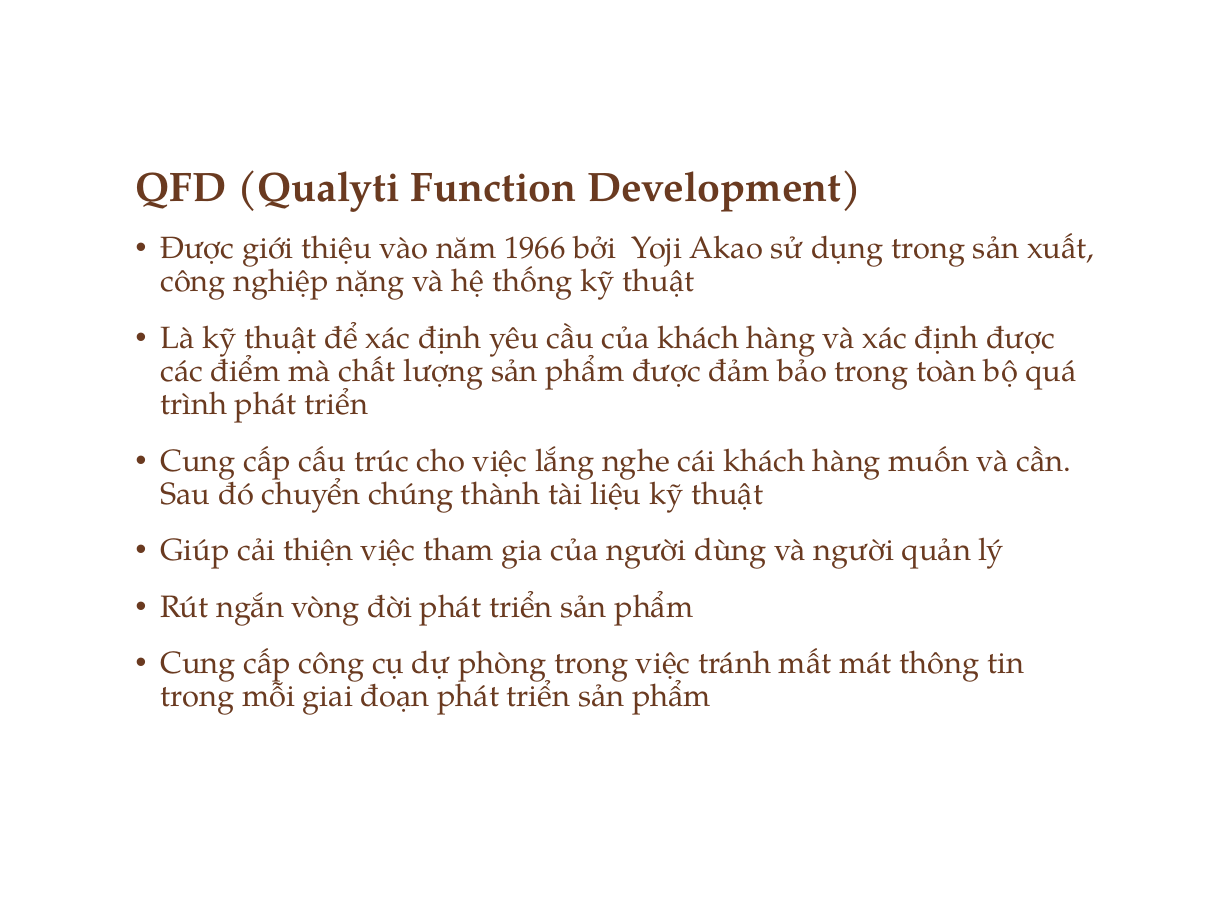
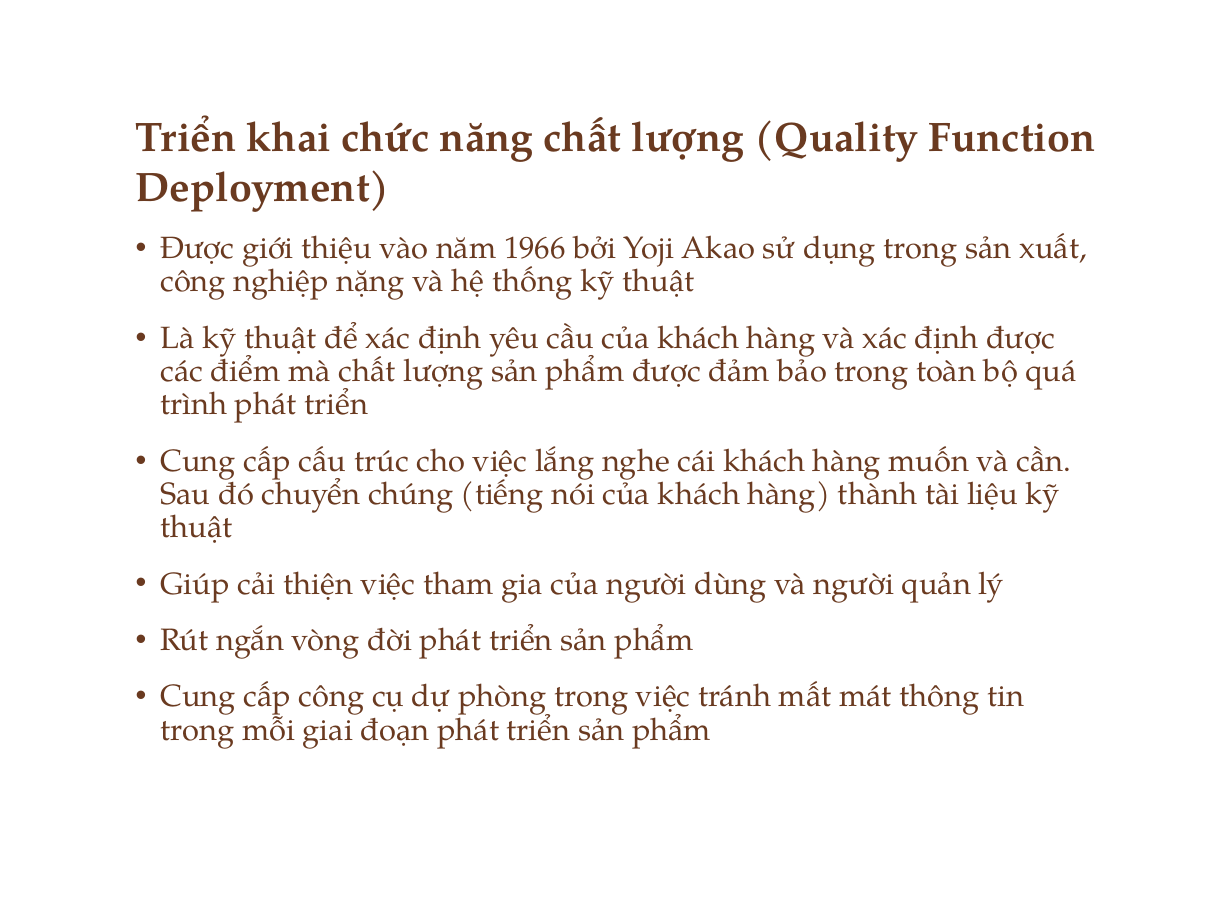
Before and after one commit to ChrisJamison/seminar_cnpm, a slide deck: slide 15 of Seminar/Software Requirement.pptx. Drawn at 1232x924 pixels with LibreOffice and Linux fonts; fonts in the diff are those of the drawing; background and template pictures are left out. Boxes give left, top, right and bottom in pixels: in the first picture for what was removed or moved away, otherwise in the second. Text is boxed around its words. In the diff, an @@ line names an element or a change of style, - is before the commit and + after.

```diff
--- a/Seminar/Software Requirement.pptx
+++ b/Seminar/Software Requirement.pptx
@@ title at (136,115,1096,212): text changed @@
-QFD (Qualyti Function Development)
+Triển khai chức năng chất lượng (Quality Function Deployment)
@@ text at (160,446,1071,543): text changed @@
-• Cung cấp cấu trúc cho việc lắng nghe cái khách hàng muốn và cần. Sau đó chuyển chúng thành tài liệu kỹ thuật
+• Cung cấp cấu trúc cho việc lắng nghe cái khách hàng muốn và cần. Sau đó chuyển chúng (tiếng nói của khách hàng) thành tài liệu kỹ thuật
```
Also in this commit, not shown: 4 other slides changed.
